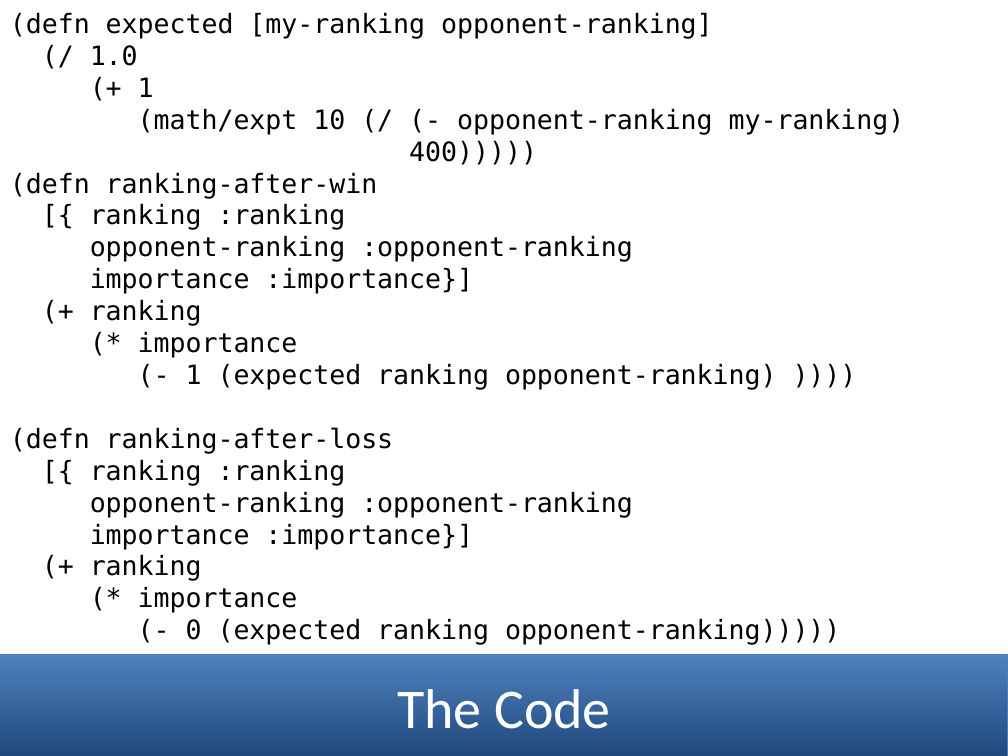
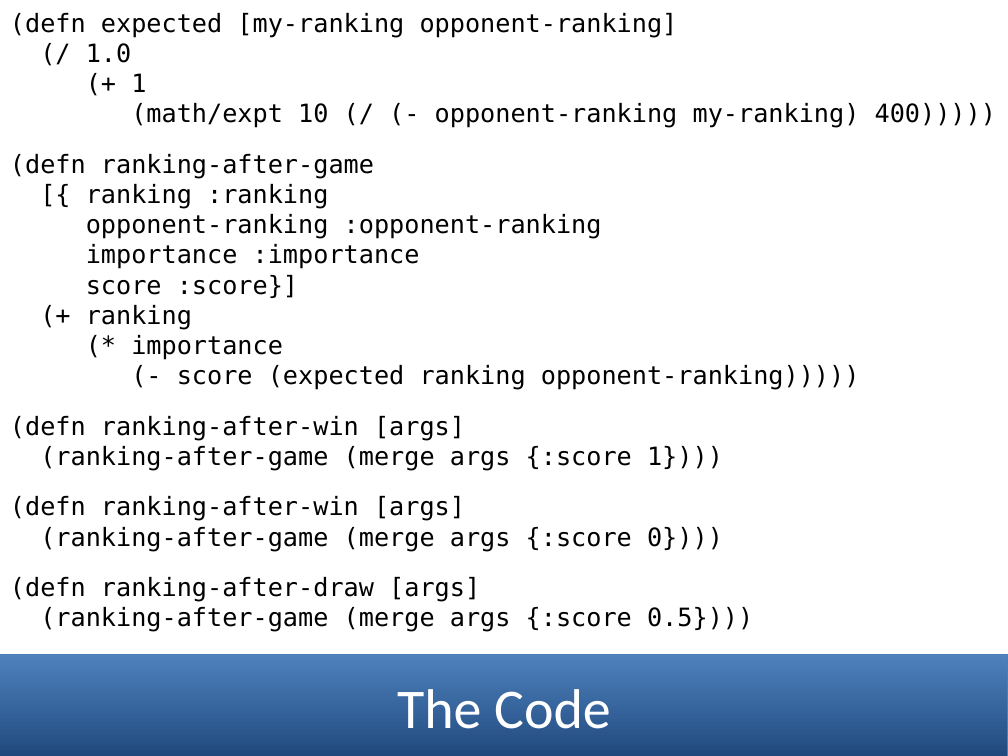
Before and after one commit to mneedham/ranking-algorithms, a slide deck: slide 41 of data-science-london.pptx. Drawn at 1008x756 pixels with LibreOffice and Linux fonts; fonts in the diff are those of the drawing. Boxes give left, top, right and bottom in pixels: in the first picture for what was removed or moved away, otherwise in the second. Text is boxed around its words. In the diff, an @@ line names an element or a change of style, - is before the commit and + after.

Commit message:
tidying up the ranking code

```diff
--- a/data-science-london.pptx
+++ b/data-science-london.pptx
@@ text at box(10, 13, 678, 360): size 19 to 18 pt in "(defn expected [my-ranking opponent-ranking]", "(/ 1.0", "(+ 1", "[{ ranking :ranking" and 3 more places @@
@@ text at box(10, 103, 996, 179): text changed; size 19 to 18 pt @@
-(math/expt 10 (/ (- opponent-ranking my-ranking)
-400)))))
-(defn ranking-after-win
+(math/expt 10 (/ (- opponent-ranking my-ranking) 400)))))
+(defn ranking-after-game
@@ text at box(86, 244, 420, 298): text changed; size 19 to 18 pt @@
-importance :importance}]
+importance :importance
+score :score}]
@@ text at box(10, 365, 860, 632): text changed; size 19 to 18 pt @@
-(- 1 (expected ranking opponent-ranking) ))))
-(defn ranking-after-loss
-[{ ranking :ranking
-opponent-ranking :opponent-ranking
-importance :importance}]
-(+ ranking
-(* importance
-(- 0 (expected ranking opponent-ranking)))))
+(- score (expected ranking opponent-ranking)))))
+(defn ranking-after-win [args]
+(ranking-after-game (merge args {:score 1})))
+(defn ranking-after-win [args]
+(ranking-after-game (merge args {:score 0})))
+(defn ranking-after-draw [args]
+(ranking-after-game (merge args {:score 0.5})))
```
Also in this commit, not shown: 5 other slides changed, 2 other files.
